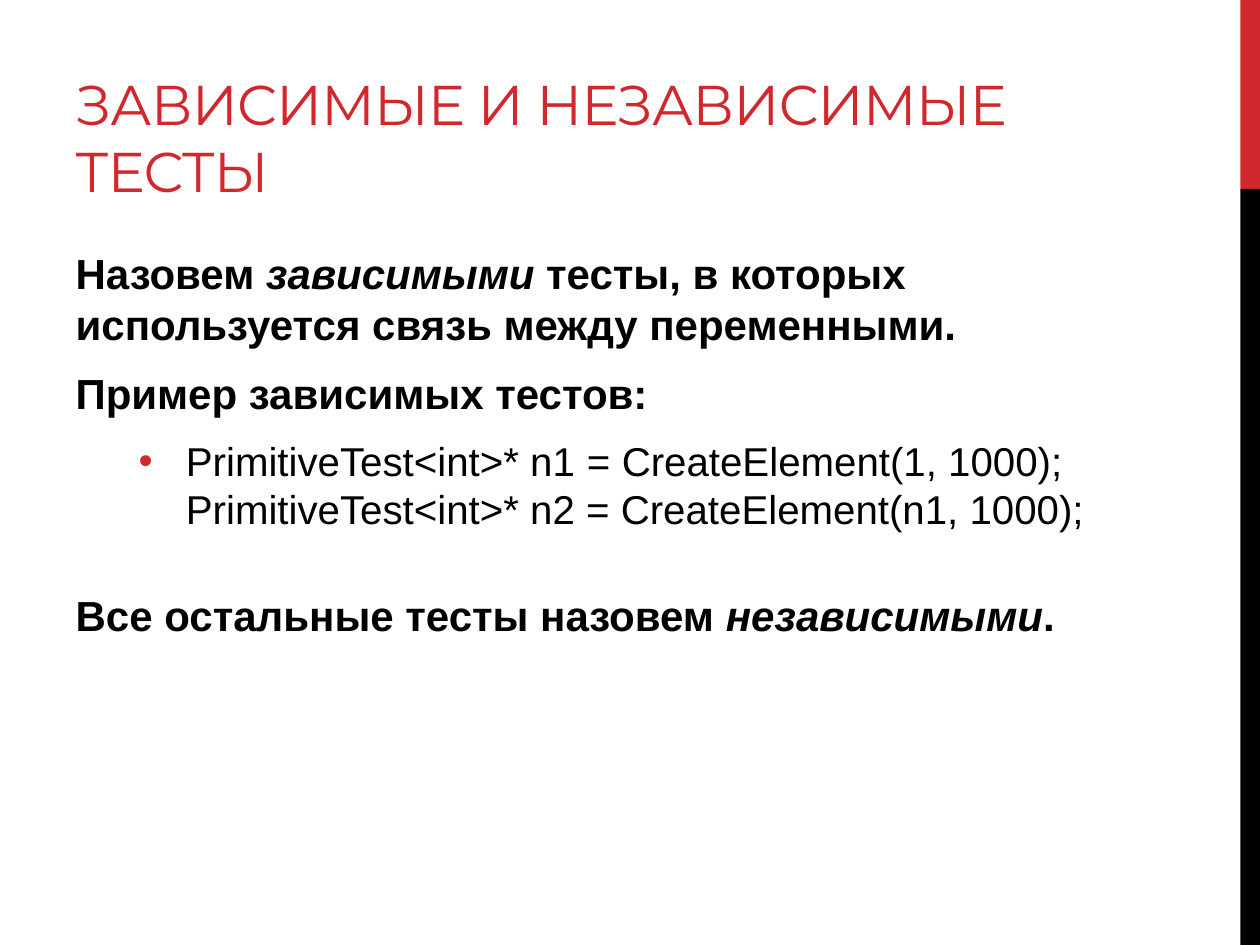
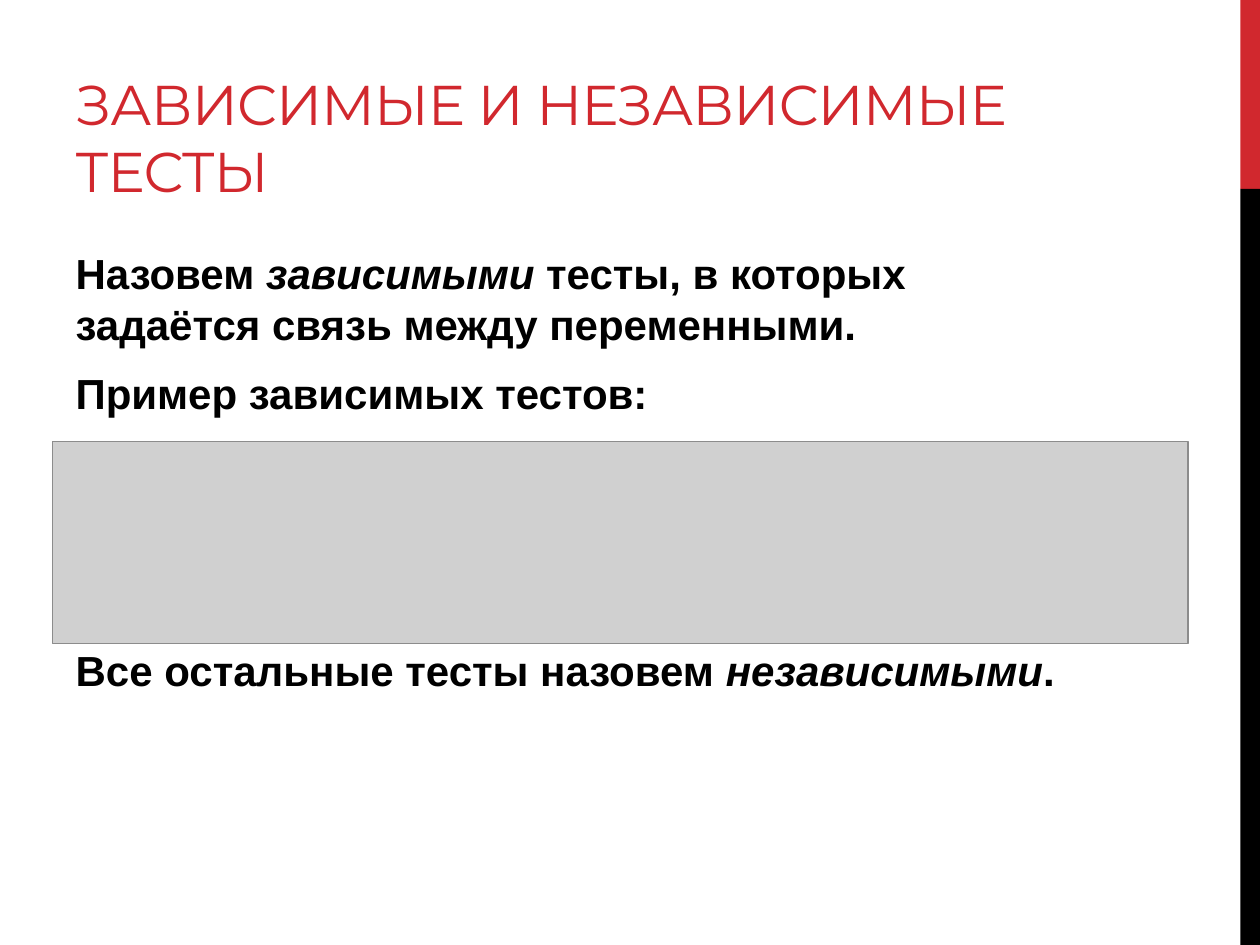
Before and after one commit to levonoganesyan/TestMaker, a slide deck: slide 12 of diploma_work_materials/Diploma_slides.pptx (slide 11 before the commit). Drawn at 1260x945 pixels with LibreOffice and Linux fonts; fonts in the diff are those of the drawing; grey boxes stand for pictures. Boxes give left, top, right and bottom in pixels: in the first picture for what was removed or moved away, otherwise in the second. Text is boxed around its words. In the diff, an @@ line names an element or a change of style, - is before the commit and + after.

```diff
--- a/diploma_work_materials/Diploma_slides.pptx
+++ b/diploma_work_materials/Diploma_slides.pptx
@@ text at (x1=76, y1=260, x2=906, y2=348): text changed @@
-Назовем зависимыми тесты, в которых используется связь между переменными.
+Назовем зависимыми тесты, в которых задаётся связь между переменными.
@@ picture added at (x1=53, y1=442, x2=1188, y2=644) @@
@@ text at (x1=186, y1=447, x2=1084, y2=533): paragraph removed @@
-  • PrimitiveTest<int>* n1 = CreateElement(1, 1000);
-    PrimitiveTest<int>* n2 = CreateElement(n1, 1000);
```
Also in this commit, not shown: 9 other slides changed, 1 slide added.
